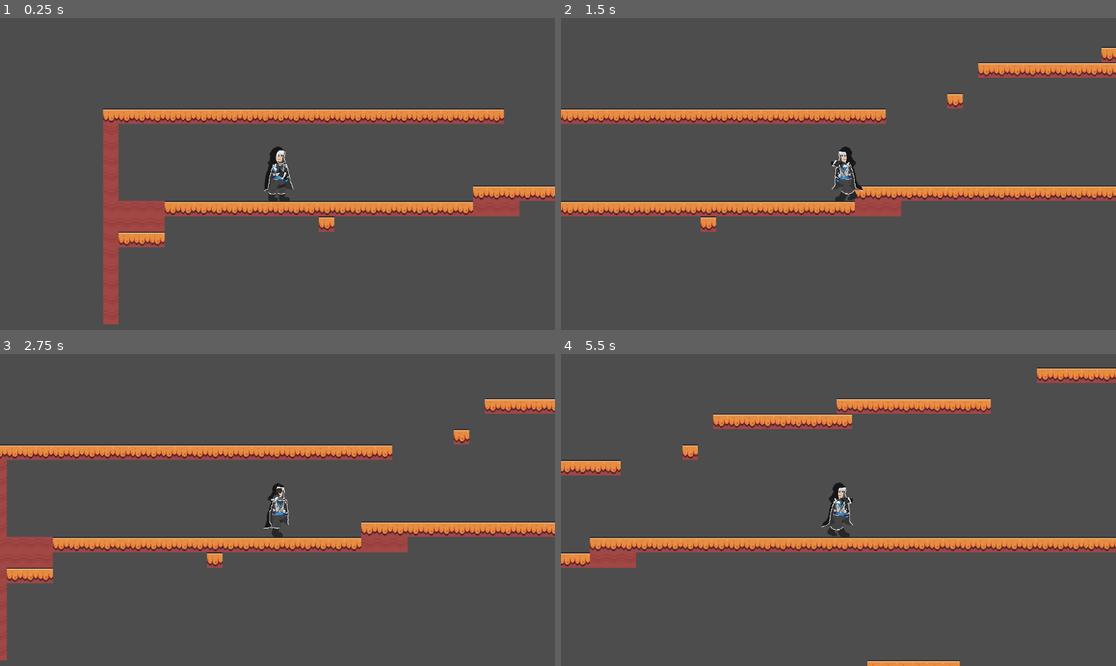
Above: before the commit, frames 1-4 (two rows, left to right).
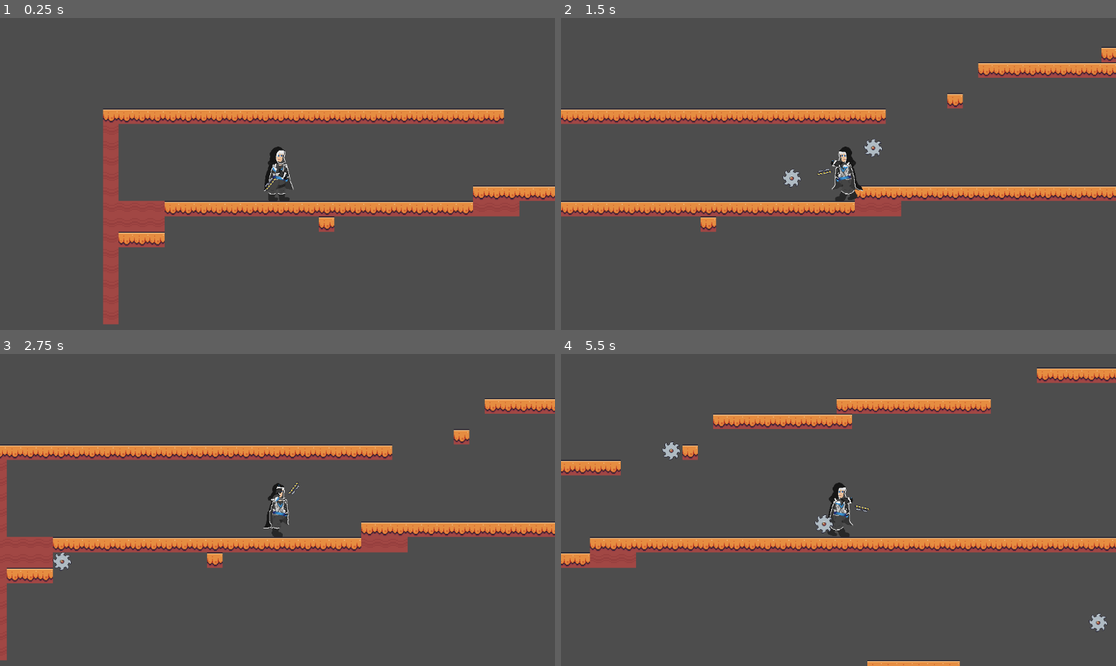
Above: after the commit, the same moments.

Repository: StarCookie256/kill-all-robots-game
Game: Godot game, scene res://scenes/Main/main.tscn
Two runs of this game, one before a commit and one after it. Both use one fixed random seed, a clock stepped at 60 frames per second and the inputs below.
Inputs (mouse positions are in pixels of both pictures, inside the frame that each line leads up to):
- Up to frame 1 (0.25 s): no input
- Up to frame 2 (1.5 s): tap Enter at 0.5 s; move the mouse to (960, 158) at 0.52 s; press the mouse at (960, 158) at 0.53 s; hold D (move_right) from 0.53 s (still down); tap W (move_jump) at 0.77 s; move the mouse to (727, 189) at 1.27 s; release the mouse at (727, 189) at 1.28 s; click (727, 189) at 1.35 s
- Up to frame 3 (2.75 s): tap W (move_jump) at 1.52 s; move the mouse to (333, 441) at 2.02 s; release D (move_right) at 2.03 s; press the mouse at (333, 441) at 2.03 s; hold A (move_left) from 2.03 s (still down)
- Up to frame 4 (5.5 s): move the mouse to (810, 572) at 2.77 s; release A (move_left) at 2.78 s; release the mouse at (810, 572) at 2.78 s; hold D (move_right) 2.78-4.28 s; click (810, 572) at 2.85 s; tap W (move_jump) at 3.02, 3.77, 4.52 s; move the mouse to (1005, 556) at 3.52 s; press the mouse at (1005, 556) at 3.53 s; move the mouse to (672, 463) at 4.27 s; release the mouse at (672, 463) at 4.28 s; hold A (move_left) 4.28-5.03 s; click (672, 463) at 4.35 s; move the mouse to (866, 510) at 5.02 s; press the mouse at (866, 510) at 5.03 s; hold D (move_right) from 5.03 s (still down)

The runs differ from the first frame. In frame 1, less than 0.1% of the frame differs, in the area x 47-50%, y 51-56%; in frame 2, 0.2%; in frame 3, 0.1%; in frame 4, 0.4%, in the area x 18-99%, y 28-90%.

Commit message:
Сделал свой пистол рабочим, теперь он камит бензопилами

Diff:
--- a/project.godot
+++ b/project.godot
@@ -27,6 +27,10 @@
 "res://scripts/": "red"
 }
 
+[global_group]
+
+bullets_container="Здеся пули будут"
+
 [input]
 
 move_right={
@@ -45,6 +49,11 @@
 , Object(InputEventKey,"resource_local_to_scene":false,"resource_name":"","device":-1,"window_id":0,"alt_pressed":false …(182 unchanged characters)…
 ]
 }
+shoot={
+"deadzone": 0.2,
+"events": [Object(InputEventMouseButton,"resource_local_to_scene":false,"resource_name":"","device":-1,"window_id":0,"alt_pressed":false,"shift_pressed":false,"ctrl_pressed":false,"meta_pressed":false,"button_mask":0,"position":Vector2(0, 0),"global_position":Vector2(0, 0),"factor":1.0,"button_index":1,"canceled":false,"pressed":false,"double_click":false,"script":null)
+]
+}
 
 [rendering]
 
--- a/scenes/Character/Player/player.gd
+++ b/scenes/Character/Player/player.gd
@@ -3,6 +3,8 @@
 const SPEED = 300
 const JUMP_VELOCITY = 400
 var direction = 0
+
+@export var gun: WeaponBase
 
 func _physics_process(delta):
 	_update_hand_and_direction()
@@ -14,6 +16,8 @@
 
 	if Input.is_action_just_pressed("move_jump") and is_on_floor():
 		velocity.y -= JUMP_VELOCITY
+
+
 
 	velocity.x = direction * SPEED
 	move_and_slide()
@@ -28,13 +32,20 @@
 	var mouse_is_left = mouse_pos.x < player_pos.x
 	$AnimatedSprite2D.flip_h = mouse_is_left
 	if mouse_is_left:
-		$NodeLeft/HandLeft.visible = true
-		$NodeRight/HandRight.visible = false
+		$NodeLeft.visible = true
+		$NodeRight.visible = false
 		var direction_vector = mouse_pos - $NodeLeft.global_position
 		$NodeLeft.rotation = direction_vector.angle() + PI + 90
-
 	else:
-		$NodeLeft/HandLeft.visible = false
-		$NodeRight/HandRight.visible = true
+		$NodeLeft.visible = false
+		$NodeRight.visible = true
 		var direction_vector = mouse_pos - $NodeRight.global_position
 		$NodeRight.rotation = direction_vector.angle() - 90
+
+	# Кручение верчение пистолета
+	var gun_rotation = (get_local_mouse_position() - $GunContainer.position).angle()
+	$GunContainer.rotation = gun_rotation  - PI / 2
+
+func _input(event: InputEvent) -> void:
+	if event.is_action_pressed("shoot"):
+		gun.shoot()
--- a/scenes/Character/Player/player.tscn
+++ b/scenes/Character/Player/player.tscn
@@ -7,6 +7,7 @@
 [ext_resource type="Texture2D" uid="uid://7dtrc7t7b1hs" path="res://assets/Main Characters/Hero/hero walk/hero_walk_without_hand3.png" id="5_1kxun"]
 [ext_resource type="Texture2D" uid="uid://dwim4cpb6rp82" path="res://assets/Main Characters/Hero/hero walk/hero_walk_without_hand4.png" id="6_fwi8b"]
 [ext_resource type="Texture2D" uid="uid://devpxx07c84fy" path="res://assets/Main Characters/Hero/hero_hand.png" id="7_ld6e4"]
+[ext_resource type="PackedScene" uid="uid://c4rqmpgg7agwu" path="res://scenes/Weapons/pistol.tscn" id="8_lp6qe"]
 
 [sub_resource type="SpriteFrames" id="SpriteFrames_iinkm"]
 animations = [{
@@ -39,15 +40,16 @@
 [sub_resource type="RectangleShape2D" id="RectangleShape2D_8fgnd"]
 size = Vector2(52, 107)
 
-[node name="Player" type="CharacterBody2D"]
+[node name="Player" type="CharacterBody2D" node_paths=PackedStringArray("gun")]
 scale = Vector2(0.5, 0.5)
 script = ExtResource("1_lp6qe")
+gun = NodePath("GunContainer/Pistol")
 
 [node name="AnimatedSprite2D" type="AnimatedSprite2D" parent="."]
 position = Vector2(8, -24)
 sprite_frames = SubResource("SpriteFrames_iinkm")
 animation = &"Walk"
-frame_progress = 0.2501743
+frame_progress = 0.250174
 flip_h = true
 
 [node name="CollisionShape2D" type="CollisionShape2D" parent="."]
@@ -69,5 +71,13 @@
 position = Vector2(-8, -18)
 
 [node name="HandRight" type="Sprite2D" parent="NodeRight"]
-position = Vector2(-1.9999995, 18)
+position = Vector2(-2, 18)
 texture = ExtResource("7_ld6e4")
+
+[node name="GunContainer" type="Node2D" parent="."]
+position = Vector2(10, -12)
+
+[node name="Pistol" parent="GunContainer" instance=ExtResource("8_lp6qe")]
+position = Vector2(2.38419e-07, 24)
+rotation = 1.55509
+scale = Vector2(1, 1)
--- a/scenes/Main/main.tscn
+++ b/scenes/Main/main.tscn
@@ -165,3 +165,6 @@
 
 [node name="Player" parent="." instance=ExtResource("1_gol0p")]
 position = Vector2(181, 238)
+
+[node name="BulletsContainer" type="Node2D" parent="." groups=["bullets_container"]]
+unique_name_in_owner = true
--- a/scripts/Weapons/Bullets/bullet_base.gd
+++ b/scripts/Weapons/Bullets/bullet_base.gd
@@ -1,11 +1,11 @@
 class_name BulletBase extends Area2D
 
 @export var direction: Vector2
-@export var speed: float = 100.0
+@export var speed: float = 200.0
 @export var damage: float = 1.0
 
 func _process(delta: float) -> void:
-	position += direction * speed * delta
+	global_position += direction * speed * delta
 
 func _on_area_entered(area: Area2D) -> void:
 	# код для нанесения урона
--- a/scripts/Weapons/weapon_base.gd
+++ b/scripts/Weapons/weapon_base.gd
@@ -4,8 +4,8 @@
 @export var bullet: PackedScene
 @export var bullet_spawnpoint: Node2D
 
-func shoot(direction: Vector2):
+func shoot():
 	var bullet_instance: BulletBase = bullet.instantiate()
-	bullet_instance.direction = direction
-	bullet_instance.position = bullet_spawnpoint.position
-	bullet_spawnpoint.add_child(bullet_instance)
+	bullet_instance.direction = Vector2.from_angle(global_rotation)
+	bullet_instance.global_position = bullet_spawnpoint.global_position
+	get_tree().root.get_node("Main/BulletsContainer").add_child(bullet_instance)
Not shown: 1 places in scenes/Character/Player/player.tscn that only renumber resources
